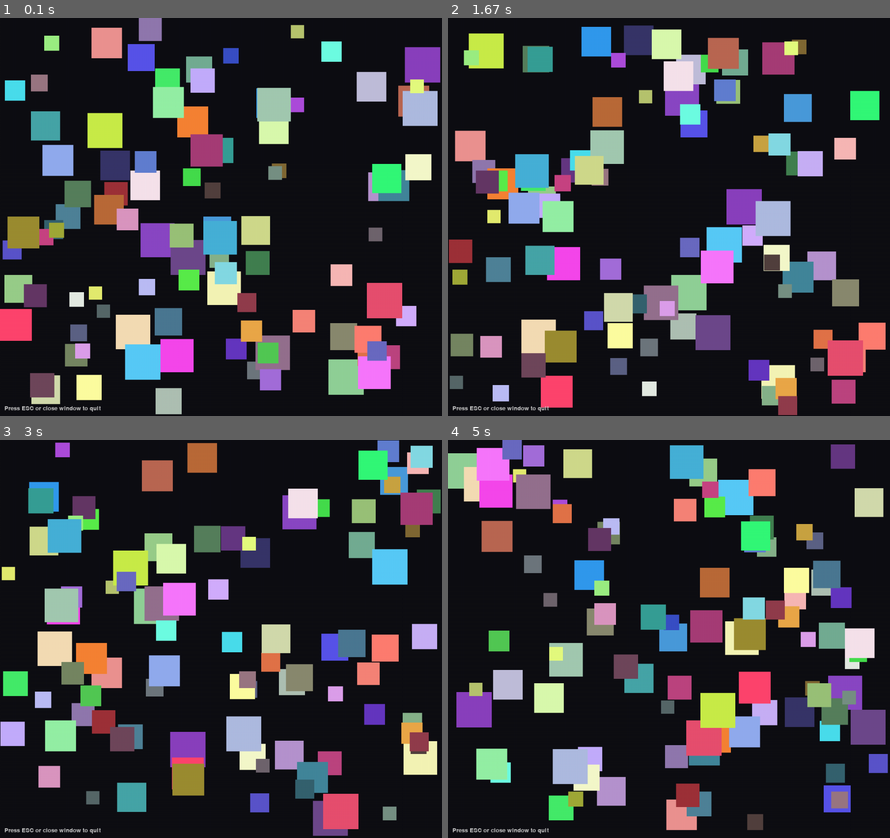
Above: before the commit, frames 1-4 (two rows, left to right).
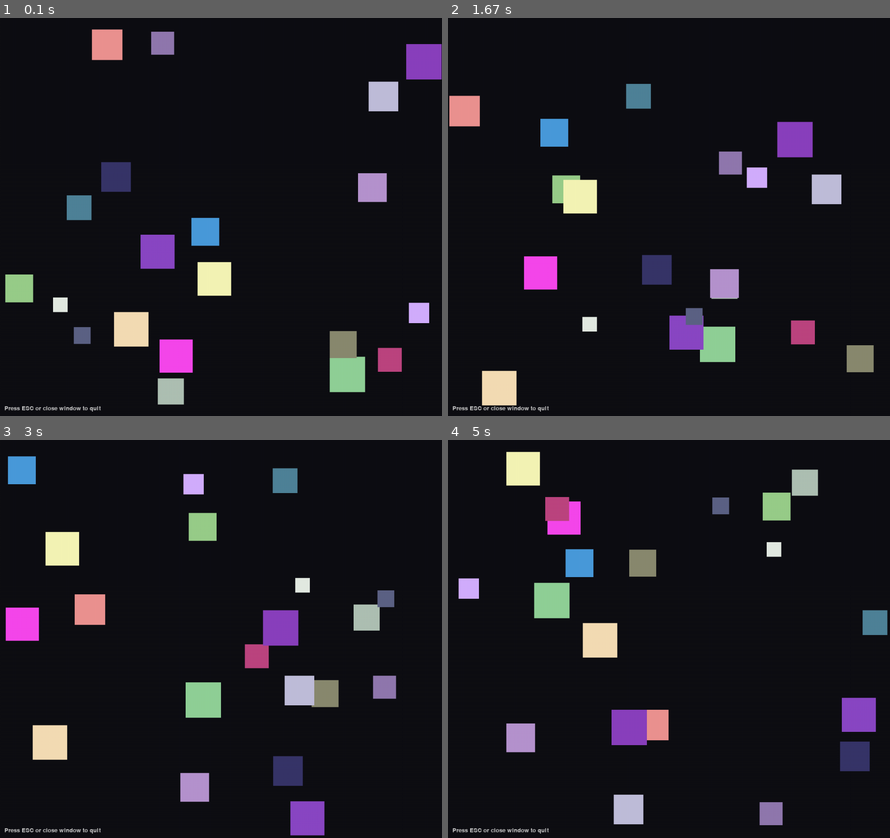
Above: after the commit, the same moments.

Repository: Ahtshm2004/lab8-pygame
Game: pygame game, started from main.py
The game is run twice, just before and just after one commit, with the same random seed, the same clock (stepped at 60 frames per second) and the same inputs.
Inputs:
- Up to frame 1 (0.1 s): no input
- Up to frame 2 (1.67 s): no input
- Up to frame 3 (3 s): no input
- Up to frame 4 (5 s): no input

The runs differ from the first frame. In frame 1, 28% of the frame differs, in the area x 0-100%, y 0-100%; in frame 2, 36%; in frame 3, 36%; in frame 4, 37%, in the area x 0-100%, y 0-99%.

Commit message:
Making the speed depend on size

Diff:
--- a/main.py
+++ b/main.py
@@ -4,10 +4,11 @@
 
 
 WIDTH, HEIGHT = 1000, 900
-NUM_SQUARES = 100
+NUM_SQUARES = 20
 FPS = 60
 MIN_SIZE = 30
 MAX_SIZE = 80
+K = 150
 SPEED = 100
 
 
@@ -16,9 +17,9 @@
 		self.size = size
 		self.x = random.randint(0, WIDTH - size)
 		self.y = random.randint(0, HEIGHT - size)
-		# velocity scaled by SPEED constant
-		self.vx = random.choice([-1, 1]) * random.uniform(1.0, 3.5) * (SPEED / 100.0)
-		self.vy = random.choice([-1, 1]) * random.uniform(1.0, 3.5) * (SPEED / 100.0)
+		# velocity scaled by size (smaller = faster) and SPEED constant
+		self.vx = random.choice([-1, 1]) * (K / self.size) * (SPEED / 100.0)
+		self.vy = random.choice([-1, 1]) * (K / self.size) * (SPEED / 100.0)
 		self.color = (
 			random.randint(50, 255),
 			random.randint(50, 255),
@@ -52,7 +53,7 @@
 def main():
 	pygame.init()
 	screen = pygame.display.set_mode((WIDTH, HEIGHT))
-	pygame.display.set_caption("100 Random Moving Squares")
+	pygame.display.set_caption("Animated Squares with Inertia-Based Fleeing")
 	clock = pygame.time.Clock()
 
 	squares = [Square(size=random.randint(MIN_SIZE, MAX_SIZE)) for _ in range(NUM_SQUARES)]
Not shown, changed: README.md
Not shown, changed: .github/agents/journal-logger.agent.md
Not shown, changed: .github/copilot-instructions.md
Not shown, changed: JOURNAL.md
Not shown, changed: REPORT.md
